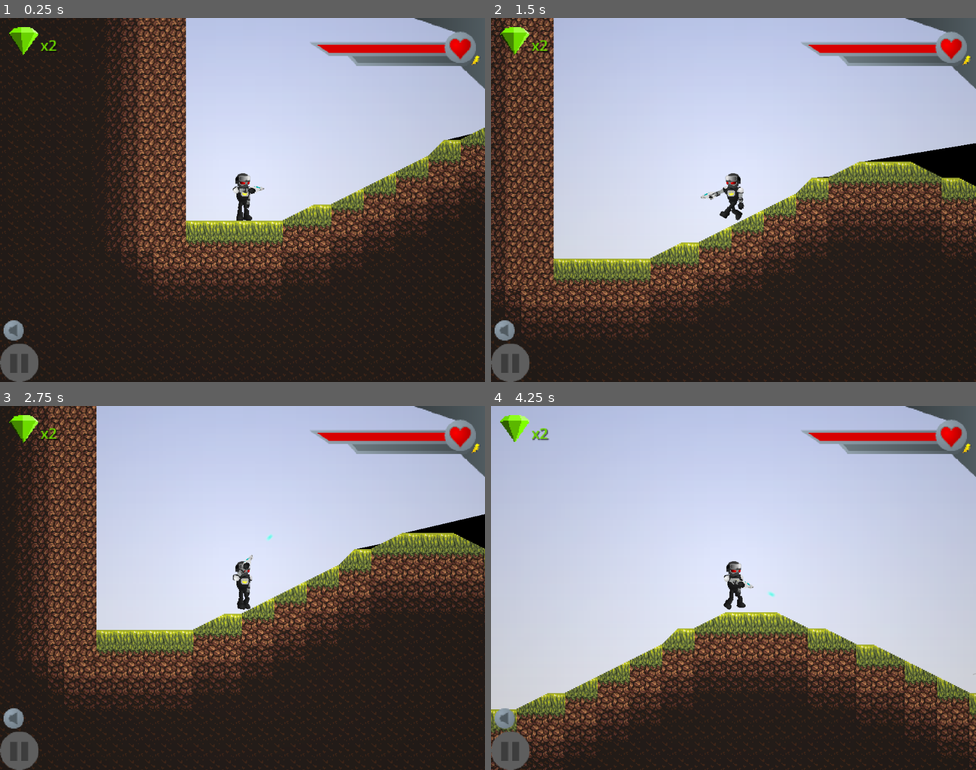
Above: before the commit, frames 1-4 (two rows, left to right).
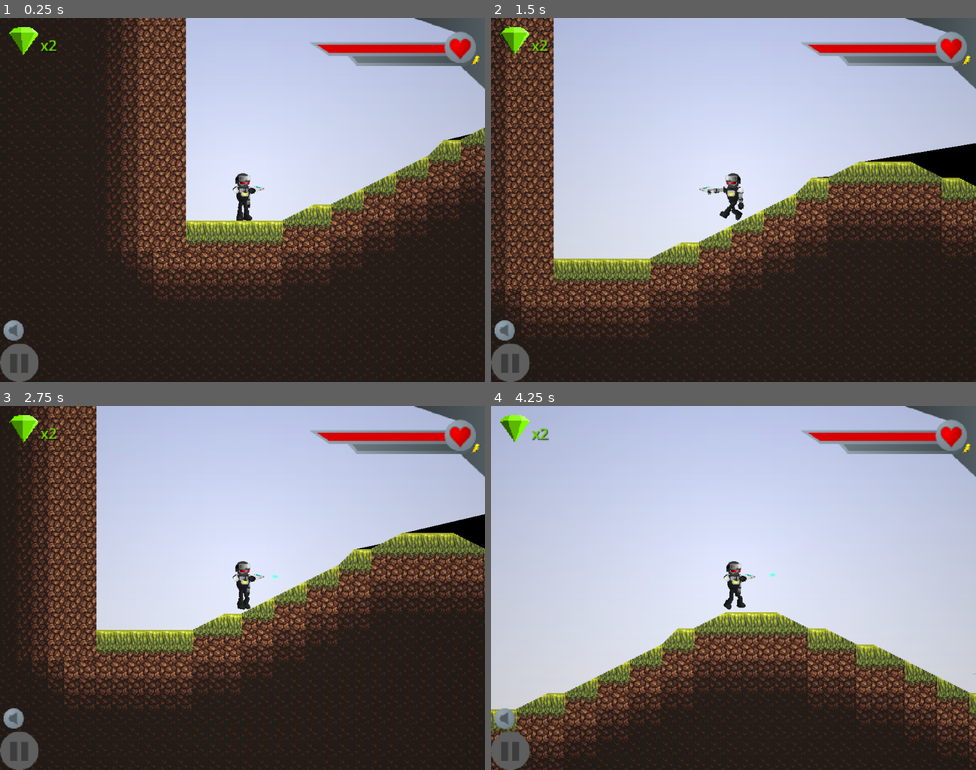
Above: after the commit, the same moments.

Repository: HMI-Studios/Skylands-WFA
Game: Godot game, scene res://ui/Intro.tscn
Same seed, same stepped clock (60 frames per second), same inputs: the game is played once before the commit and once after it. Sound files missing from this copy of the repository are replaced by a short silence.
Inputs (mouse positions are in pixels of both pictures, inside the frame that each line leads up to):
- Up to frame 1 (0.25 s): no input
- Up to frame 2 (1.5 s): move the mouse to (840, 181) at 0.52 s; hold X (shoot) 0.53-1.28 s; hold Right (move_right) from 0.53 s (still down); tap Space (jump) at 0.77 s; move the mouse to (636, 218) at 1.27 s; tap X (shoot) at 1.35 s
- Up to frame 3 (2.75 s): tap Space (jump) at 1.52 s; move the mouse to (291, 507) at 2.02 s; release Right (move_right) at 2.03 s; hold Left (move_left) from 2.03 s (still down); hold X (shoot) from 2.03 s (still down)
- Up to frame 4 (4.25 s): move the mouse to (709, 660) at 2.77 s; release Left (move_left) at 2.78 s; release X (shoot) at 2.78 s; hold Right (move_right) from 2.78 s (still down); tap X (shoot) at 2.85 s; tap Space (jump) at 3.02, 3.77 s; move the mouse to (879, 642) at 3.52 s; hold X (shoot) from 3.53 s (still down)

The runs differ from the first frame. In frame 1, less than 0.1% of the frame differs, in the area x 50-52%, y 50-53%; in frame 2, 0.1%; in frame 3, 0.2%, in the area x 48-58%, y 35-49%; in frame 4, 0.2%.

Commit message:
lock gun angle

Diff:
--- a/project/scripts/Player.gd
+++ b/project/scripts/Player.gd
@@ -50,6 +50,7 @@
 func handle_gun():
     var mouse_pos = get_global_mouse_position()
     var look_vec = mouse_pos - position
+    look_vec = Vector2(look_vec.x, 0)
     facing_angle = look_vec.angle()
     aim_angle = facing_angle
     var aim_vec = look_vec.normalized()
@@ -57,6 +58,7 @@
     if facing_right:
         if look_vec.length() > 22:
             aim_vec = (mouse_pos - near_hand.global_position).normalized()
+            aim_vec = Vector2(aim_vec.x, 0)
             aim_angle = aim_vec.angle()
         rig.scale.x = 1
         far_arm.rotation = 0
@@ -69,6 +71,7 @@
     else:
         if look_vec.length() > 22:
             aim_vec = (mouse_pos - far_hand.global_position).normalized()
+            aim_vec = Vector2(aim_vec.x, 0)
             aim_angle = aim_vec.angle()
         rig.scale.x = -1
         near_arm.rotation = 0
@@ -132,7 +135,6 @@
     else:
         direction_sign = -1
     var animation_speed = abs(velocity.x) * 0.014 * (sign(velocity.x) * direction_sign)
-    print(velocity.x, ' ', direction_sign, ' ', velocity.x, ' ', animation_speed)
     if not animation_player.is_playing():
         animation_player.play("Walk")
     animation_player.set_speed_scale(animation_speed)
